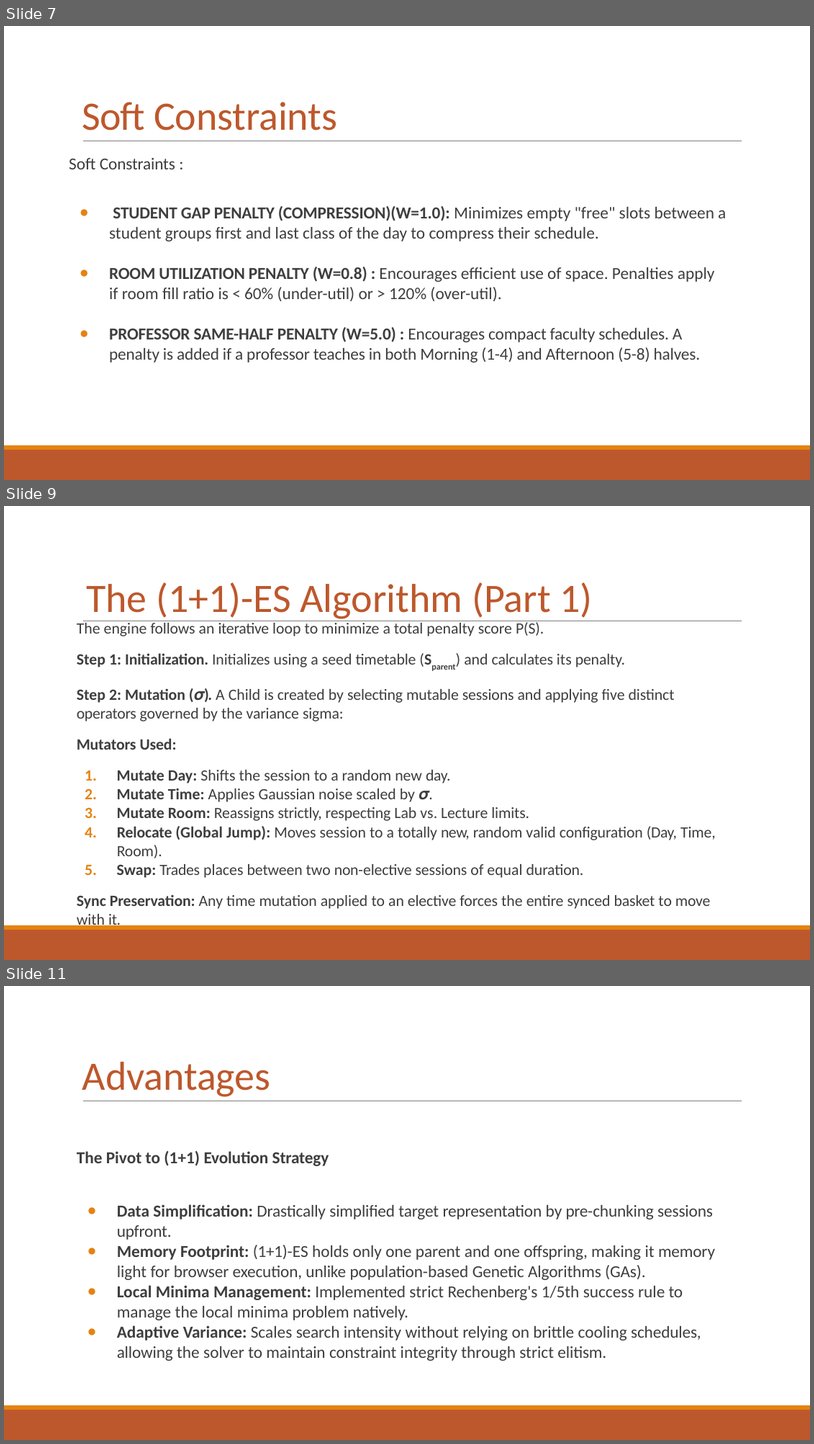
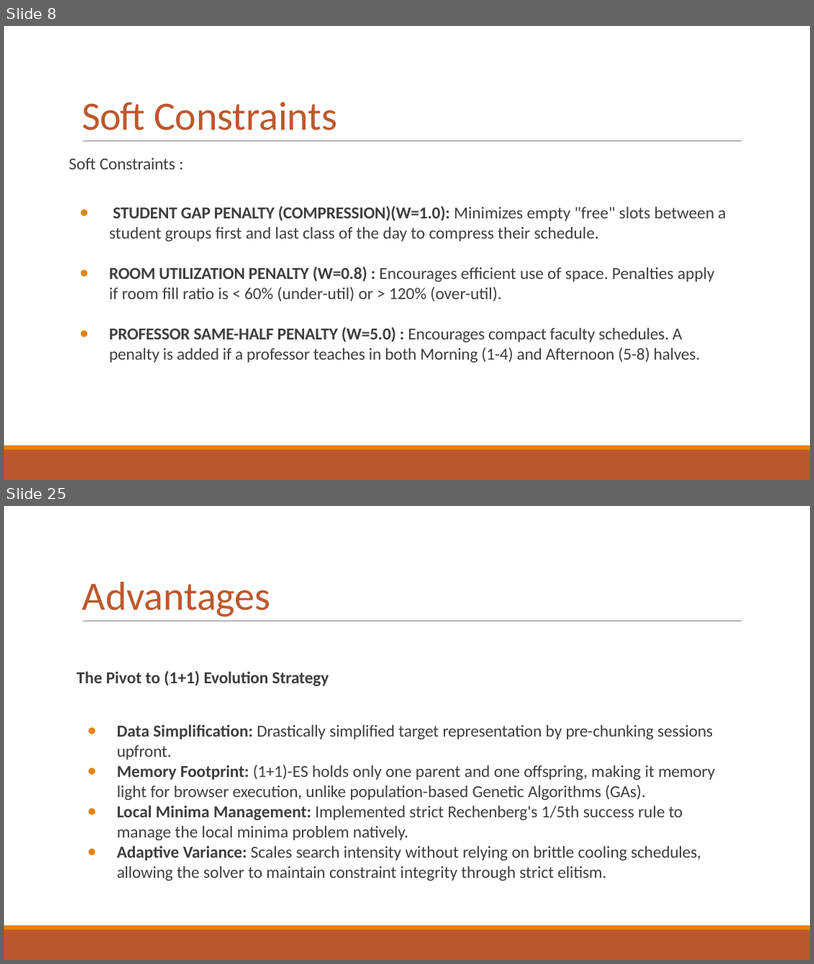
Before and after one commit to toad-of-code/timetable-editor-and-generator, a slide deck: TTGen (1).pptx. Shown one above the other, each under a label of ours: slides 7, 9 and 11 before the commit, slides 8 and 25 after it; the slides between them are not shown. The pictures are 814x1444 and 814x964 pixels, drawn with LibreOffice and Linux fonts; fonts in the diff are those of the drawing. Boxes give left, top, right and bottom in pixels: in the first picture for what was removed or moved away, otherwise in the second. Text is boxed around its words. In the diff, an @@ line names an element or a change of style, - is before the commit and + after.

```diff
--- a/TTGen (1).pptx
+++ b/TTGen (1).pptx
@@ slide 9 removed at (4, 506, 810, 960), background #FFFFFF; not listed: 3 template elements that a slide beside it also shows @@
@@ title removed at (86, 582, 593, 621) @@
-The (1+1)-ES Algorithm (Part 1)
@@ text removed at (77, 620, 716, 929) @@
-The engine follows an iterative loop to minimize a total penalty score P(S).
-Step 1: Initialization. Initializes using a seed timetable (Sparent) and calculates its penalty.
-Step 2: Mutation (𝝈). A Child is created by selecting mutable sessions and applying five distinct operators governed by the variance sigma:
-Mutators Used:
-1. Mutate Day: Shifts the session to a random new day.
-2. Mutate Time: Applies Gaussian noise scaled by 𝝈.
-3. Mutate Room: Reassigns strictly, respecting Lab vs. Lecture limits.
-4. Relocate (Global Jump): Moves session to a totally new, random valid configuration (Day, Time, Room).
-5. Swap: Trades places between two non-elective sessions of equal duration.
-Sync Preservation: Any time mutation applied to an elective forces the entire synced basket to move with it.
@@ what was slide 7 is now slide 8 @@
@@ what was slide 11 is now slide 25 @@
```
Also in this commit, not shown: 7 slides changed, 16 slides added, 2 other slides removed, 16 other files.
